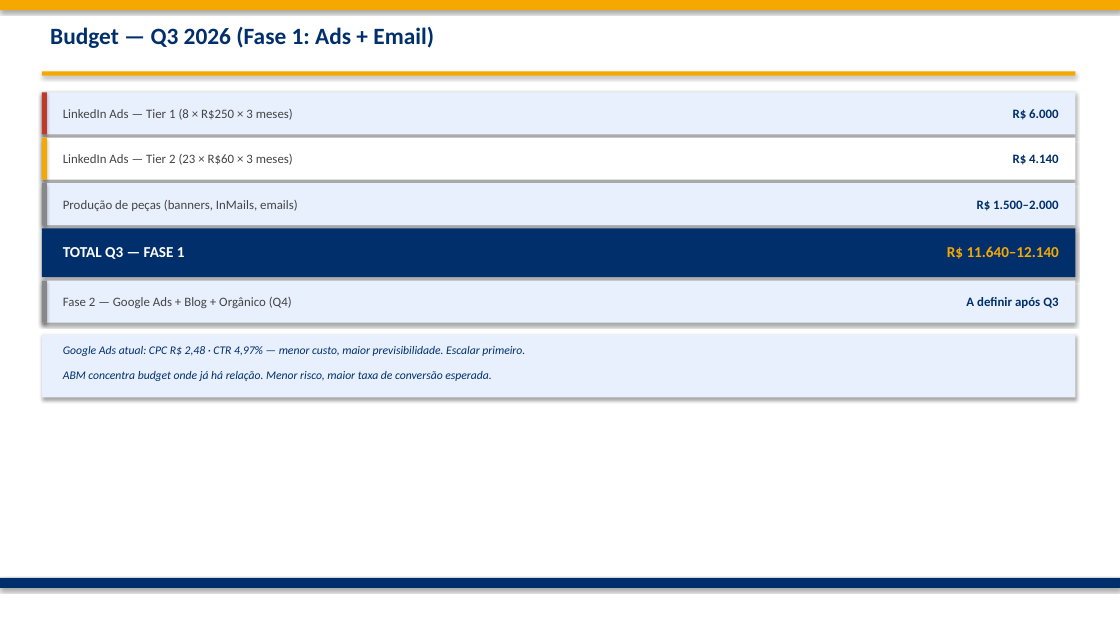
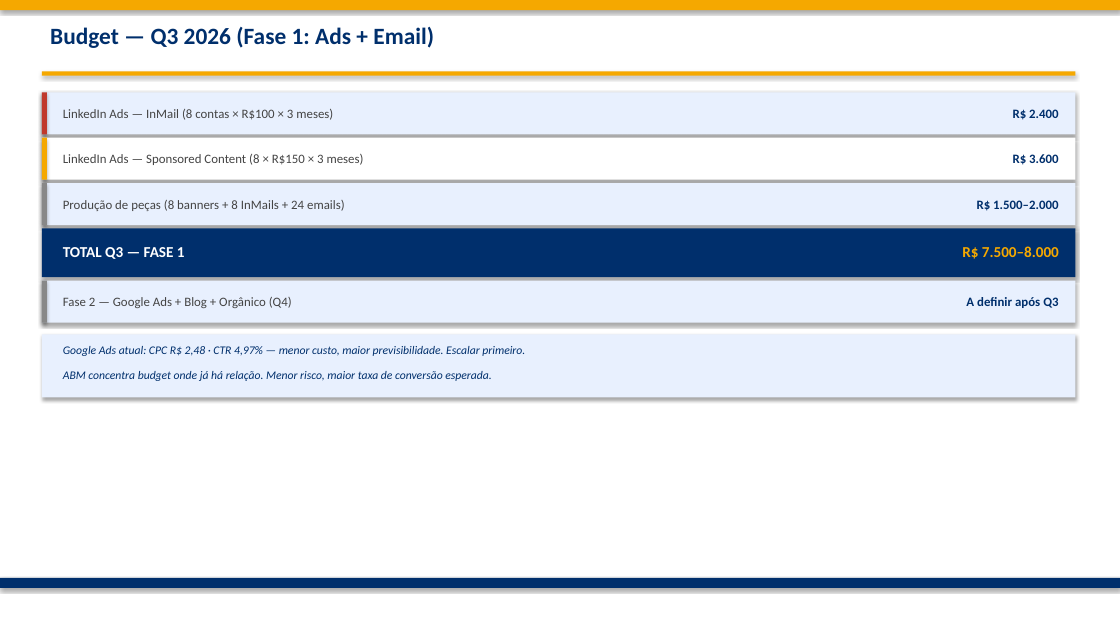
Before and after one commit to frsant96-gif/marketing-agents, a slide deck: slide 8 of marketing/campanhas/fabrica-de-analytics-q3-2026/Fabrica_Analytics_ABM_Q3_2026.pptx. Drawn at 1120x630 pixels with LibreOffice and Linux fonts; fonts in the diff are those of the drawing. Boxes give left, top, right and bottom in pixels: in the first picture for what was removed or moved away, otherwise in the second. Text is boxed around its words. In the diff, an @@ line names an element or a change of style, - is before the commit and + after.

```diff
--- a/marketing/campanhas/fabrica-de-analytics-q3-2026/Fabrica_Analytics_ABM_Q3_2026.pptx
+++ b/marketing/campanhas/fabrica-de-analytics-q3-2026/Fabrica_Analytics_ABM_Q3_2026.pptx
@@ text at bbox=[63, 109, 333, 120]: text changed @@
-LinkedIn Ads — Tier 1 (8 × R$250 × 3 meses)
+LinkedIn Ads — InMail (8 contas × R$100 × 3 meses)
@@ text at bbox=[1013, 109, 1058, 120]: text changed @@
-R$ 6.000
+R$ 2.400
@@ text at bbox=[63, 154, 364, 165]: text changed @@
-LinkedIn Ads — Tier 2 (23 × R$60 × 3 meses)
+LinkedIn Ads — Sponsored Content (8 × R$150 × 3 meses)
@@ text at bbox=[1013, 154, 1058, 165]: text changed @@
-R$ 4.140
+R$ 3.600
@@ text at bbox=[63, 200, 345, 211]: text changed @@
-Produção de peças (banners, InMails, emails)
+Produção de peças (8 banners + 8 InMails + 24 emails)
@@ text at bbox=[962, 246, 1059, 259]: text changed @@
-R$ 11.640–12.140
+R$ 7.500–8.000
```
Also in this commit, not shown: 4 other slides changed, 3 other files.
